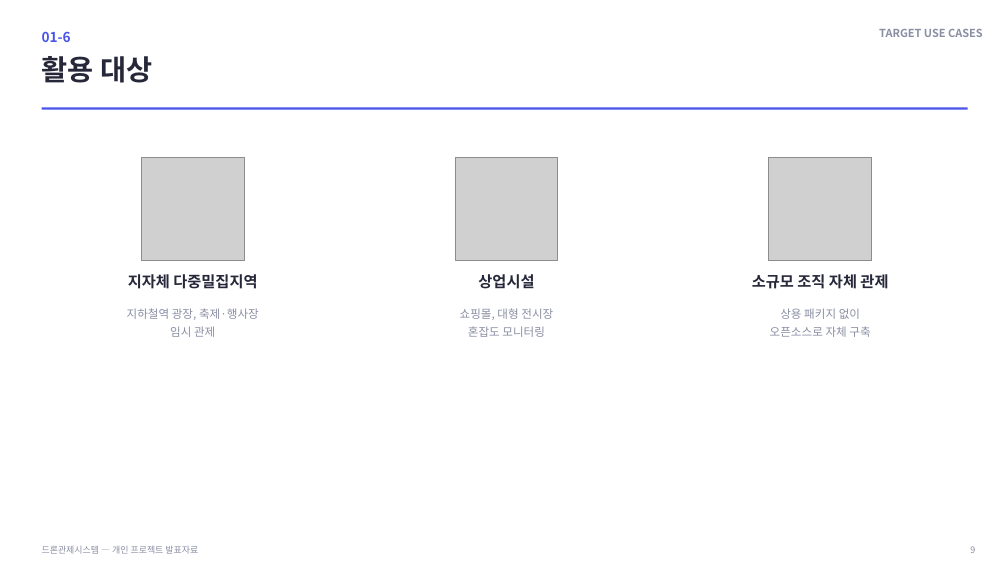
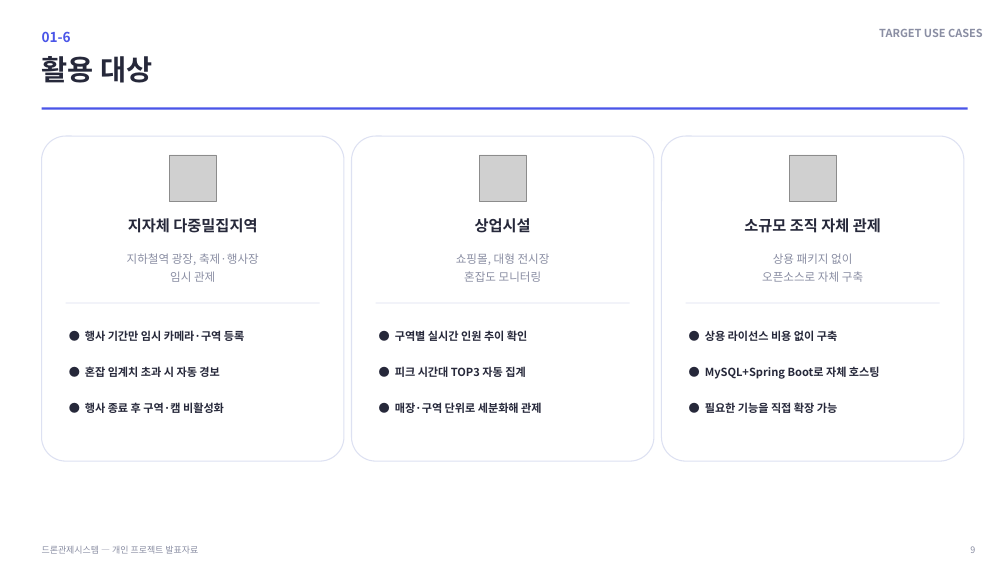
Before and after one commit to rlaeoaud7018/DroneControllSystemApp, a slide deck: slide 9 of docs/deliverables/발표자료.pptx. Drawn at 1008x567 pixels with LibreOffice and Linux fonts; fonts in the diff are those of the drawing; grey boxes stand for pictures; background and template pictures are left out. Boxes give left, top, right and bottom in pixels: in the first picture for what was removed or moved away, otherwise in the second. Text is boxed around its words. In the diff, an @@ line names an element or a change of style, - is before the commit and + after.

```diff
--- a/docs/deliverables/발표자료.pptx
+++ b/docs/deliverables/발표자료.pptx
@@ rounded rectangle: place and size @@
-rounded rectangle at [42,136,344,333]
+rounded rectangle at [42,136,344,461]
@@ rounded rectangle: place and size @@
-rounded rectangle at [355,136,658,333]
+rounded rectangle at [352,136,654,461]
@@ outline none to #DDE1F2 1 pt; proportions changed in 3 elements at [42,136,344,461], [352,136,654,461], [662,136,964,461] @@
@@ rounded rectangle: place and size @@
-rounded rectangle at [669,136,972,333]
+rounded rectangle at [662,136,964,461]
@@ picture: place and size @@
-picture at [141,157,244,260]
+picture at [169,155,216,202]
@@ picture: place and size @@
-picture at [455,157,558,260]
+picture at [479,155,526,202]
@@ picture: place and size @@
-picture at [769,157,872,260]
+picture at [789,155,836,202]
@@ text "지자체 다중밀집지역": place and size @@
-text "지자체 다중밀집지역" at [128,274,257,289]
+text "지자체 다중밀집지역" at [128,218,257,233]
@@ text "상업시설": place and size @@
-text "상업시설" at [478,274,534,289]
+text "상업시설" at [475,218,531,233]
@@ text "소규모 조직 자체 관제": place and size @@
-text "소규모 조직 자체 관제" at [752,274,888,289]
+text "소규모 조직 자체 관제" at [744,218,881,233]
@@ text "지하철역 광장, 축제·행사장": place and size @@
-text "지하철역 광장, 축제·행사장" at [127,308,259,337]
+text "지하철역 광장, 축제·행사장" at [127,253,259,282]
@@ text "쇼핑몰, 대형 전시장": place and size @@
-text "쇼핑몰, 대형 전시장" at [460,308,553,337]
+text "쇼핑몰, 대형 전시장" at [456,253,550,282]
@@ line spacing 1.25 to 1.3 in 3 elements at [127,253,259,282], [456,253,550,282], [762,253,863,282] @@
@@ text "상용 패키지 없이": place and size @@
-text "상용 패키지 없이" at [770,308,870,337]
+text "상용 패키지 없이" at [762,253,863,282]
@@ text added at [85,330,244,413], 10.6 pt, text #26283A, bold @@
+● 행사 기간만 임시 카메라·구역 등록
+● 혼잡 임계치 초과 시 자동 경보
+● 행사 종료 후 구역·캠 비활성화
@@ text added at [395,330,541,413], 10.6 pt, text #26283A, bold @@
+● 구역별 실시간 인원 추이 확인
+● 피크 시간대 TOP3 자동 집계
+● 매장·구역 단위로 세분화해 관제
@@ text added at [705,330,880,413], 10.6 pt, text #26283A, bold @@
+● 상용 라이선스 비용 없이 구축
+● MySQL+Spring Boot로 자체 호스팅
+● 필요한 기능을 직접 확장 가능
```
Also in this commit, not shown: 18 other slides changed.
